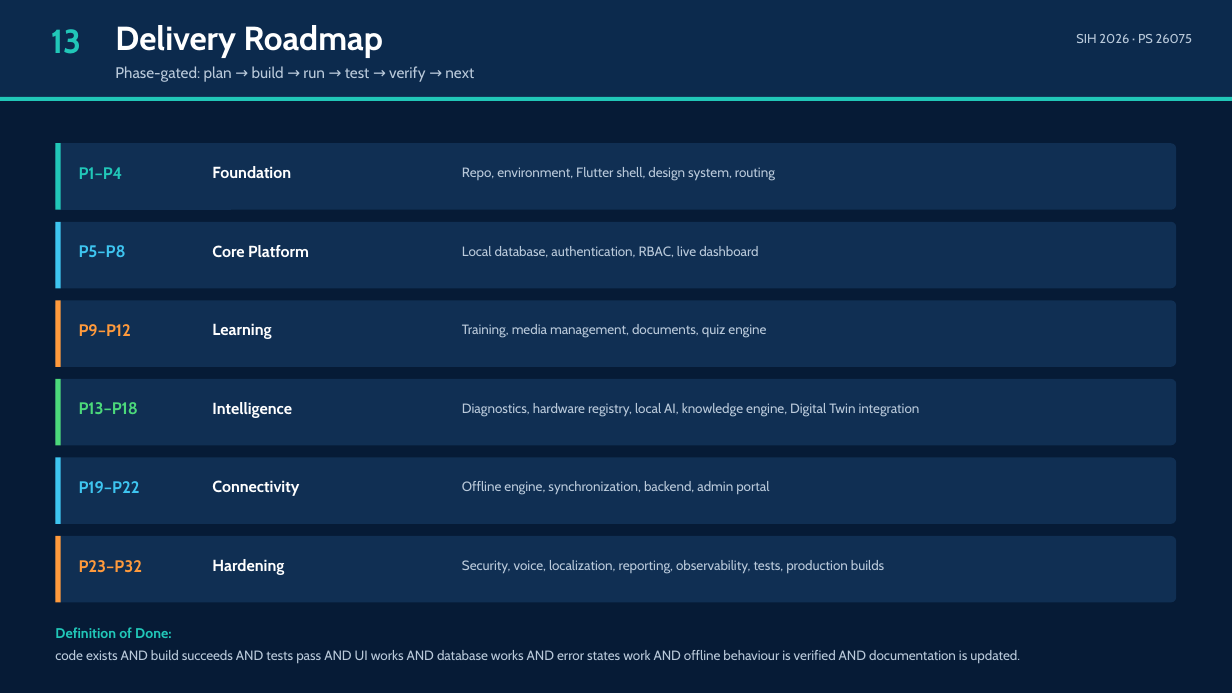
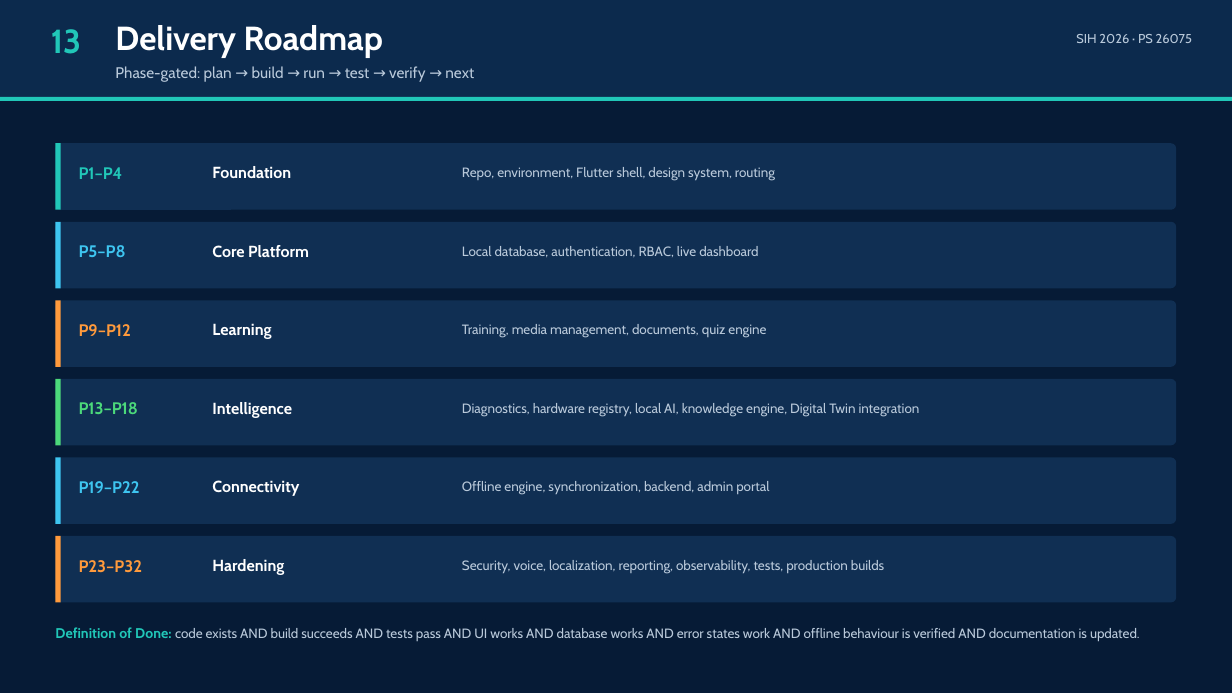
Before and after one commit to surendarr9500-stack/surendar-, a slide deck: slide 14 of docs/ppt/CAPACITY_CONNECT_SIH2026_26075.pptx. Drawn at 1232x693 pixels with LibreOffice and Linux fonts; fonts in the diff are those of the drawing. Boxes give left, top, right and bottom in pixels: in the first picture for what was removed or moved away, otherwise in the second. Text is boxed around its words. In the diff, an @@ line names an element or a change of style, - is before the commit and + after.

```diff
--- a/docs/ppt/CAPACITY_CONNECT_SIH2026_26075.pptx
+++ b/docs/ppt/CAPACITY_CONNECT_SIH2026_26075.pptx
@@ text at bbox=[55, 627, 1140, 642]: text changed @@
-Definition of Done:
-code exists AND build succeeds AND tests pass AND UI works AND database works AND error states work AND offline behaviour is verified AND documentation is updated.
+Definition of Done: code exists AND build succeeds AND tests pass AND UI works AND database works AND error states work AND offline behaviour is verified AND documentation is updated.
```
Also in this commit, not shown: 6 other slides changed, 11 other files.
